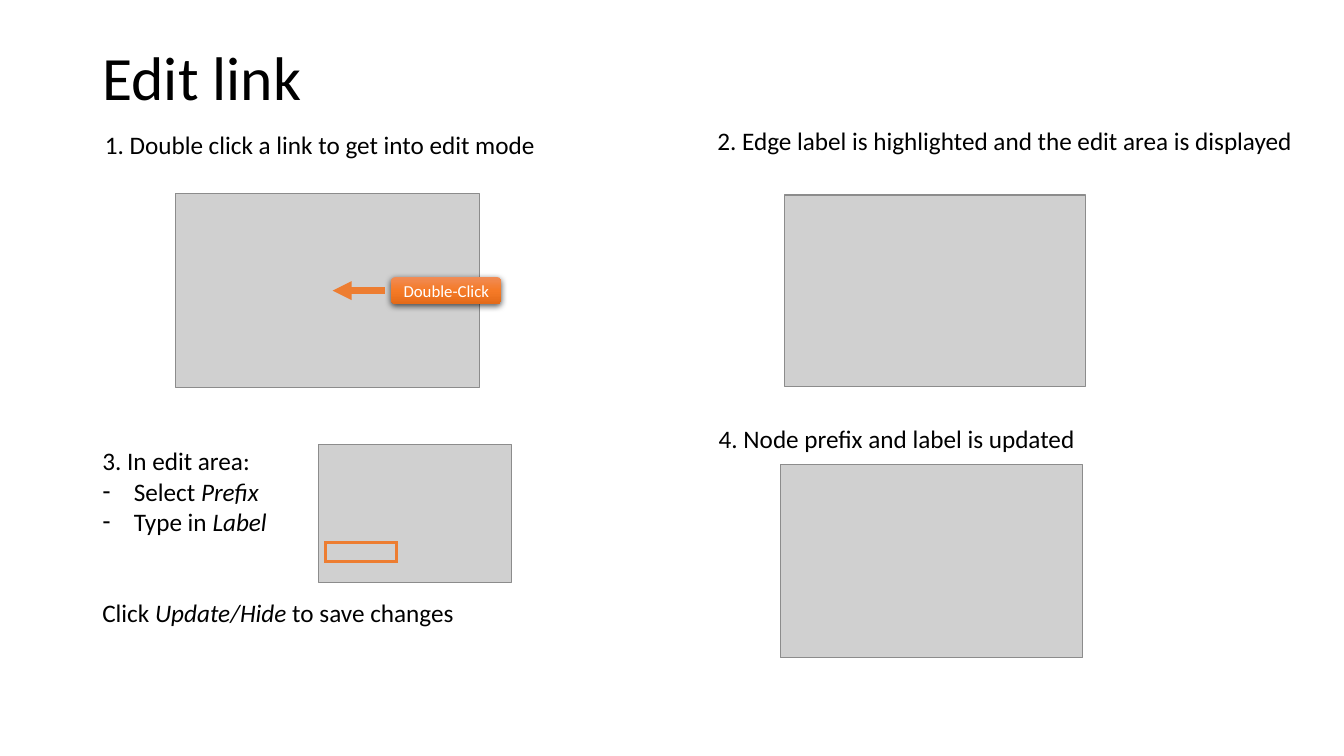
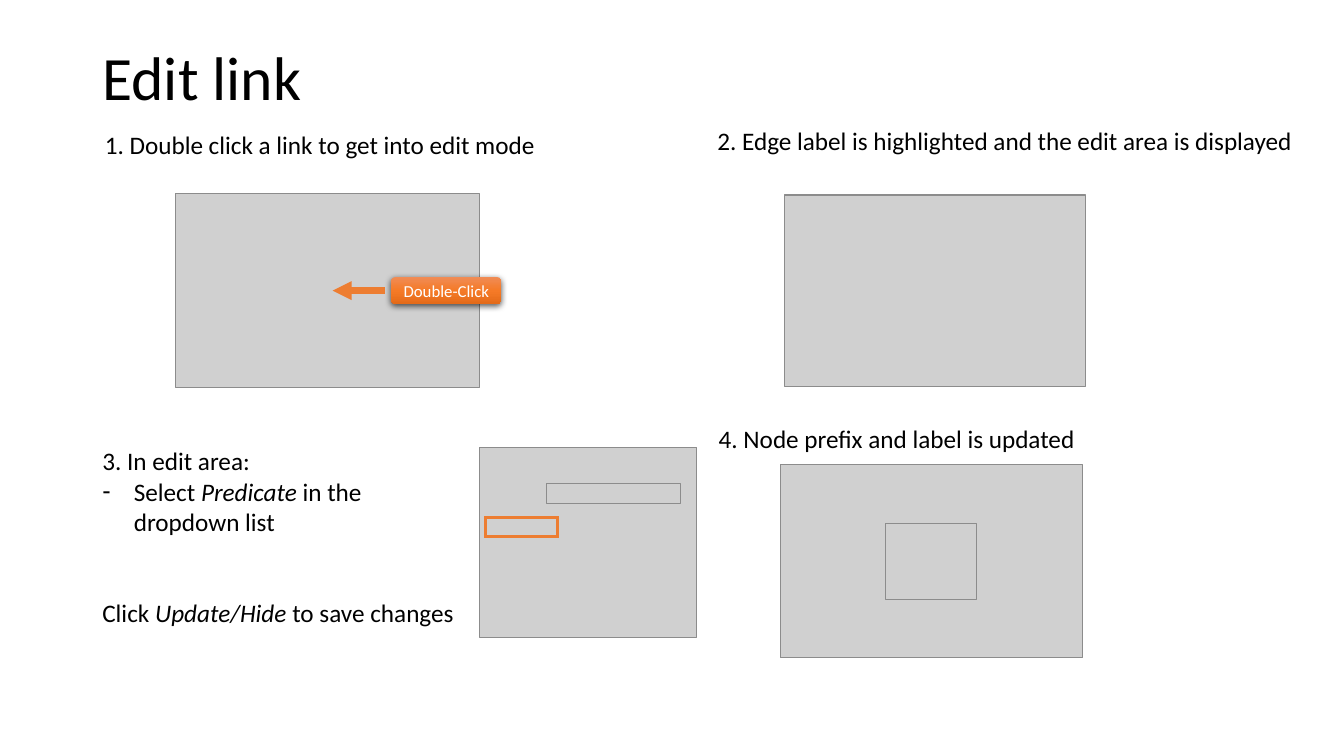
Before and after one commit to phuse-org/LinkedDataWorkshop, a slide deck: slide 9 of EUConnect18/doc/GraphEditor introduction.pptx. Drawn at 1344x756 pixels with LibreOffice and Linux fonts; fonts in the diff are those of the drawing; grey boxes stand for pictures. Boxes give left, top, right and bottom in pixels: in the first picture for what was removed or moved away, otherwise in the second. Text is boxed around its words. In the diff, an @@ line names an element or a change of style, - is before the commit and + after.

```diff
--- a/EUConnect18/doc/GraphEditor introduction.pptx
+++ b/EUConnect18/doc/GraphEditor introduction.pptx
@@ picture removed at [319, 445, 512, 582] @@
@@ picture added at [480, 447, 697, 637] @@
@@ text at [134, 483, 361, 535]: text changed @@
-– Select Prefix
-– Type in Label
+– Select Predicate in the
+  dropdown list
@@ picture added at [546, 484, 681, 504] @@
@@ rectangle: place and size @@
-rectangle at [326, 542, 397, 562]
+rectangle at [486, 517, 558, 536]
@@ picture added at [885, 523, 976, 600] @@
```
Also in this commit, not shown: 7 other slides changed, 1 other file.
